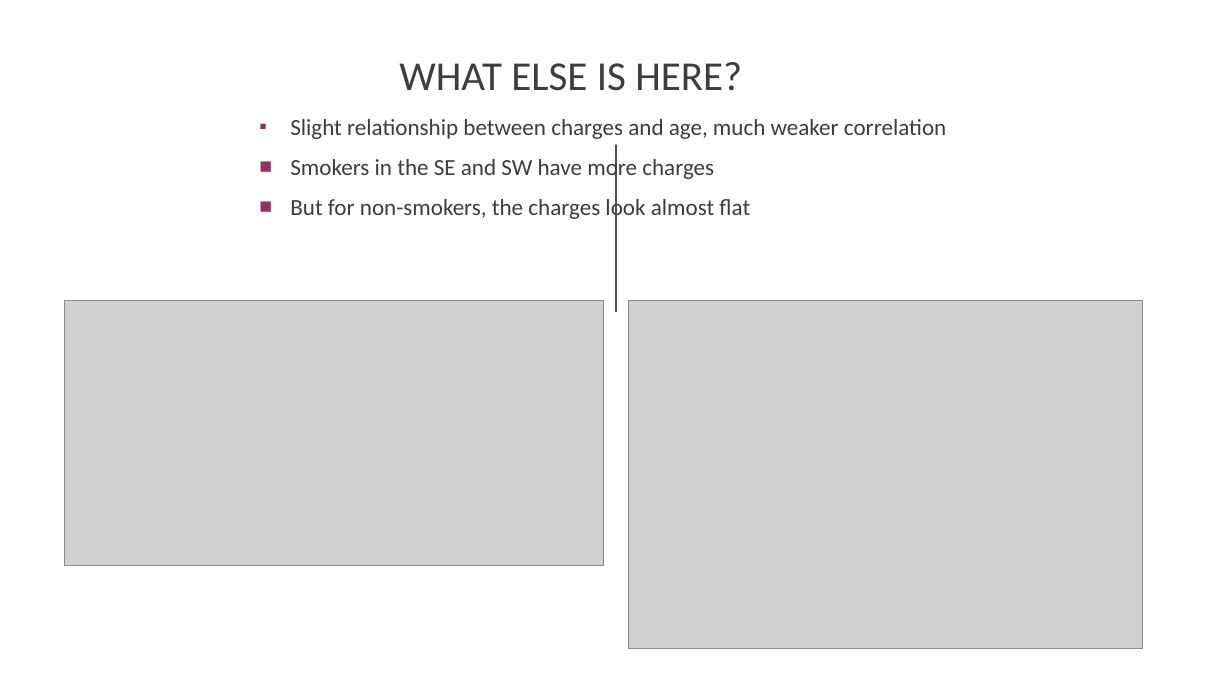
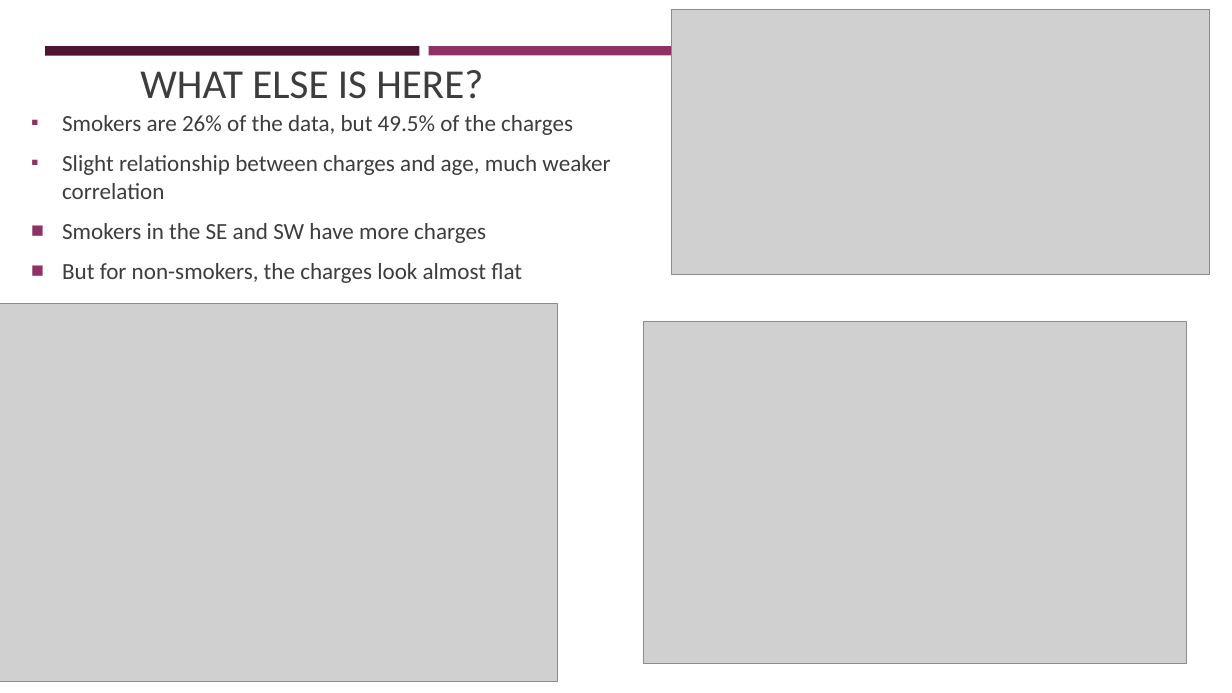
Before and after one commit to Dewalk/final_capstone, a slide deck: slide 11 of Presentation6.pptx (slide 5 before the commit). Drawn at 1232x693 pixels with LibreOffice and Linux fonts; fonts in the diff are those of the drawing; grey boxes stand for pictures. Boxes give left, top, right and bottom in pixels: in the first picture for what was removed or moved away, otherwise in the second. Text is boxed around its words. In the diff, an @@ line names an element or a change of style, - is before the commit and + after.

Commit message:
updated images and presentation

```diff
--- a/Presentation6.pptx
+++ b/Presentation6.pptx
@@ rectangle removed at (x1=0, y1=0, x2=1232, y2=693) @@
@@ picture moved from (x1=65, y1=300, x2=604, y2=566) to (x1=671, y1=9, x2=1210, y2=274) @@
@@ rectangle added at (x1=45, y1=46, x2=420, y2=55), fill #4D1434 @@
@@ rectangle added at (x1=429, y1=46, x2=803, y2=55), fill #903163 @@
@@ title "WHAT ELSE IS HERE?" moved from (x1=399, y1=62, x2=742, y2=91) to (x1=140, y1=70, x2=483, y2=99) @@
@@ text "Smokers are 26% of the ..." moved from (x1=290, y1=119, x2=946, y2=221) to (x1=62, y1=115, x2=610, y2=283) @@
@@ text at (x1=62, y1=115, x2=573, y2=135): paragraph added @@
+▪ Smokers are 26% of the data, but 49.5% of the charges
@@ line removed from (616, 145) to (616, 311) @@
@@ picture resized from (x1=629, y1=300, x2=1143, y2=649) to (x1=0, y1=304, x2=558, y2=682) @@
@@ picture added at (x1=643, y1=322, x2=1187, y2=663) @@
@@ rectangle removed at (x1=45, y1=426, x2=1188, y2=435) @@
@@ rectangle removed at (x1=45, y1=441, x2=1188, y2=648) @@
```
Also in this commit, not shown: 5 other slides changed, 2 slides added, 35 other files.
